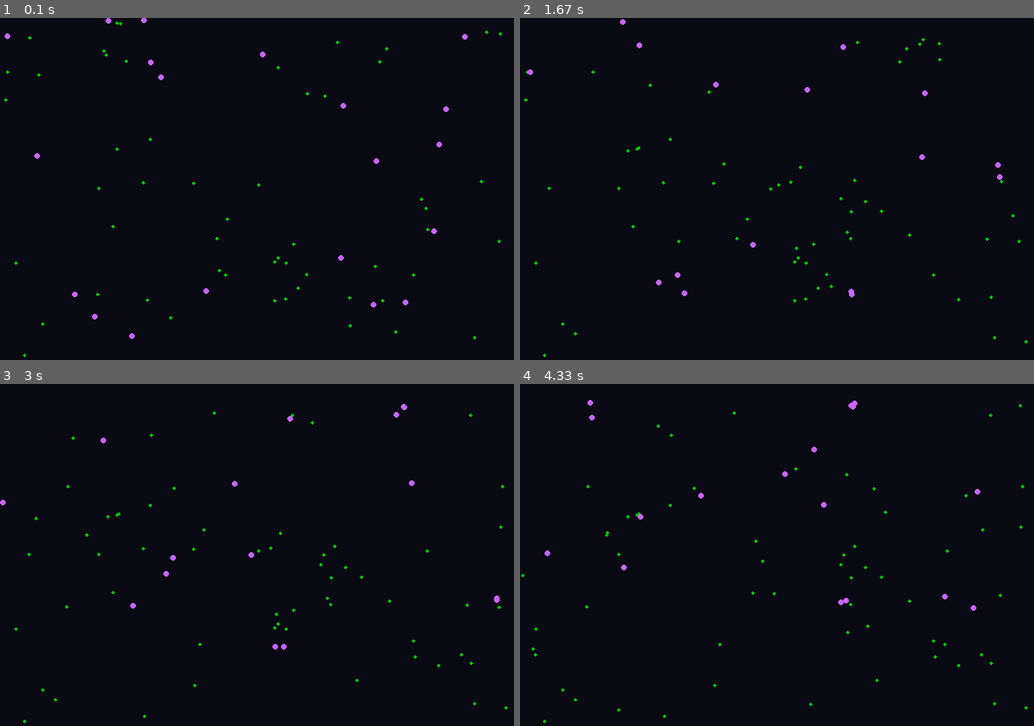
Above: before the commit, frames 1-4 (two rows, left to right).
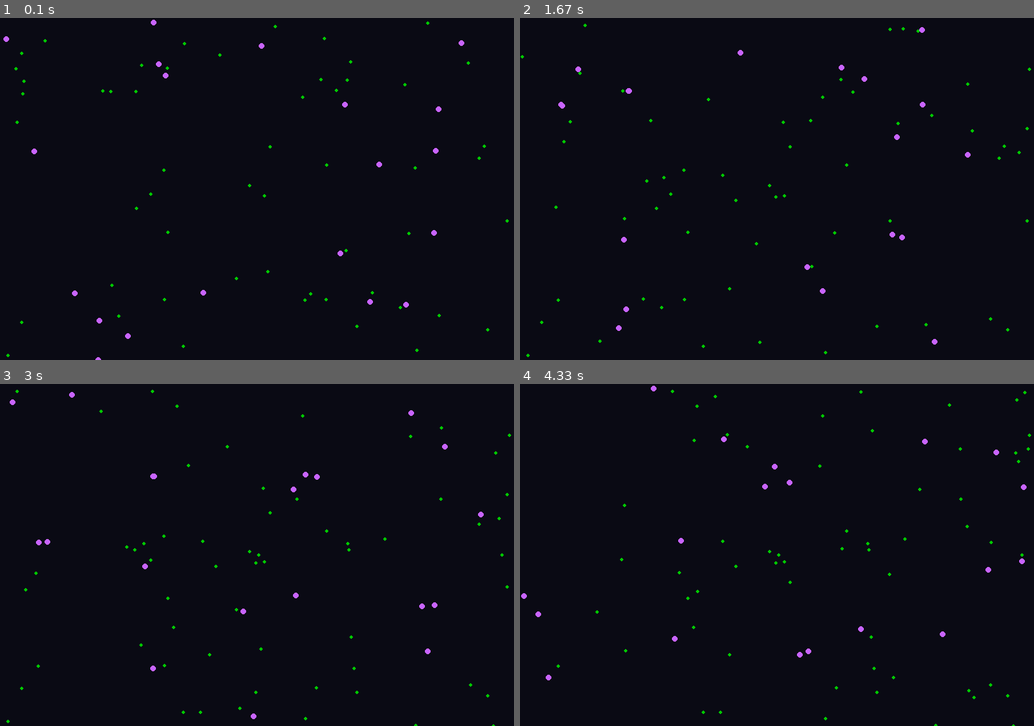
Above: after the commit, the same moments.

Repository: mikhailDyoshin/pygamePlayground
Game: pygame game, started from evolution_sim/main.py
The game is run twice, just before and just after one commit, with the same random seed, the same clock (stepped at 60 frames per second) and the same inputs.
Inputs:
- Up to frame 1 (0.1 s): no input
- Up to frame 2 (1.67 s): no input
- Up to frame 3 (3 s): no input
- Up to frame 4 (4.33 s): no input

The runs differ from the first frame. In frame 1, 0.9% of the frame differs, in the area x 0-99%, y 0-100%; in frame 2, 1.0%; in frame 3, 1.0%; in frame 4, 1.0%, in the area x 0-100%, y 0-100%.

Commit message:
Enchanced the movement-logic by Vector2 and screen-wrap

Diff:
--- a/evolution_sim/agents/creature.py
+++ b/evolution_sim/agents/creature.py
@@ -1,14 +1,36 @@
-import math
 import random
+
+from pygame import Vector2
+
+
+def screen_wrap(
+    position: Vector2, screen_width: float, screen_height: float
+) -> Vector2:
+
+    if position.x > screen_width:
+        return Vector2(0, position.y)
+
+    if position.x < 0:
+        return Vector2(screen_width, position.y)
+
+    if position.y > screen_height:
+        return Vector2(position.x, 0)
+
+    if position.y < 0:
+        return Vector2(position.x, screen_height)
+
+    return position
 
 
 class Creature:
     def __init__(self, w, h):
         self.x = random.randint(0, w)
         self.y = random.randint(0, h)
+        self.coord = Vector2(self.x, self.y)
 
         self.vx = random.uniform(-1, 1)
         self.vy = random.uniform(-1, 1)
+        self.velocity = Vector2(self.vx, self.vy)
 
         self.energy = 100
         self.speed = random.uniform(1, 2)
@@ -29,12 +51,12 @@
         target = self.find_food(world.food)
 
         if target:
-            self.move_towards(target.x, target.y)
+            self.velocity = self.move_towards(target.coord)
         else:
-            self.wander()
+            self.velocity += self.wander()
 
-        self.x += self.vx * self.speed
-        self.y += self.vy * self.speed
+        self.coord += self.velocity * self.speed
+        self.coord = screen_wrap(self.coord, world.w, world.h)
 
         self.eat(world)
 
@@ -43,28 +65,23 @@
         closest_dist = float("inf")
 
         for f in food_list:
-            d = (self.x - f.x) ** 2 + (self.y - f.y) ** 2
+            d = self.coord.distance_squared_to(f.coord)
             if d < self.vision**2 and d < closest_dist:
                 closest = f
                 closest_dist = d
 
         return closest
 
-    def move_towards(self, tx, ty):
-        dx = tx - self.x
-        dy = ty - self.y
-        dist = math.sqrt(dx * dx + dy * dy) + 0.0001
-
-        self.vx = dx / dist
-        self.vy = dy / dist
+    def move_towards(self, target):
+        direction = (target - self.coord).normalize()
+        return direction
 
     def wander(self):
-        self.vx += random.uniform(-0.2, 0.2)
-        self.vy += random.uniform(-0.2, 0.2)
+        return Vector2(random.uniform(-0.2, 0.2), random.uniform(-0.2, 0.2))
 
     def eat(self, world):
         for f in world.food:
-            if abs(self.x - f.x) < 5 and abs(self.y - f.y) < 5:
+            if self.coord.distance_to(f.coord) < 5:
                 self.energy += f.energy
                 world.food.remove(f)
                 break
--- a/evolution_sim/render/renderer.py
+++ b/evolution_sim/render/renderer.py
@@ -1,18 +1,22 @@
 import pygame
+
+from world.world import World
 
 
 class Renderer:
     def __init__(self, screen):
         self.screen = screen
 
-    def draw(self, world):
+    def draw(self, world: World):
         self.screen.fill((10, 10, 20))
 
         # food
         for f in world.food:
-            pygame.draw.circle(self.screen, (0, 200, 0), (int(f.x), int(f.y)), 3)
+            pygame.draw.circle(
+                self.screen, (0, 200, 0), (int(f.coord.x), int(f.coord.y)), 3
+            )
 
         # creatures
         for c in world.creatures:
             color = (200, 100, 255)
-            pygame.draw.circle(self.screen, color, (int(c.x), int(c.y)), 5)
+            pygame.draw.circle(self.screen, color, (int(c.coord.x), int(c.coord.y)), 5)
--- a/evolution_sim/world/food.py
+++ b/evolution_sim/world/food.py
@@ -1,8 +1,11 @@
 import random
+
+from pygame import Vector2
 
 
 class Food:
     def __init__(self, w, h):
-        self.x = random.randint(0, w)
-        self.y = random.randint(0, h)
+        self._x = random.randint(0, w)
+        self._y = random.randint(0, h)
+        self.coord = Vector2(self._x, self._y)
         self.energy = 20
--- a/evolution_sim/world/world.py
+++ b/evolution_sim/world/world.py
@@ -7,8 +7,8 @@
         self.w = w
         self.h = h
 
-        self.creatures = []
-        self.food = []
+        self.creatures: list[Creature] = []
+        self.food: list[Food] = []
 
         for _ in range(20):
             self.creatures.append(Creature(w, h))
--- /dev/null
+++ b/utils.py
@@ -0,0 +1,20 @@
+from pygame import Vector2
+
+
+def screen_wrap(
+    position: Vector2, screen_width: float, screen_height: float
+) -> Vector2:
+
+    if position.x > screen_width:
+        return Vector2(0, position.y)
+
+    if position.x < 0:
+        return Vector2(screen_width, position.y)
+
+    if position.y > screen_height:
+        return Vector2(position.x, 0)
+
+    if position.y < 0:
+        return Vector2(position.x, screen_height)
+
+    return position
